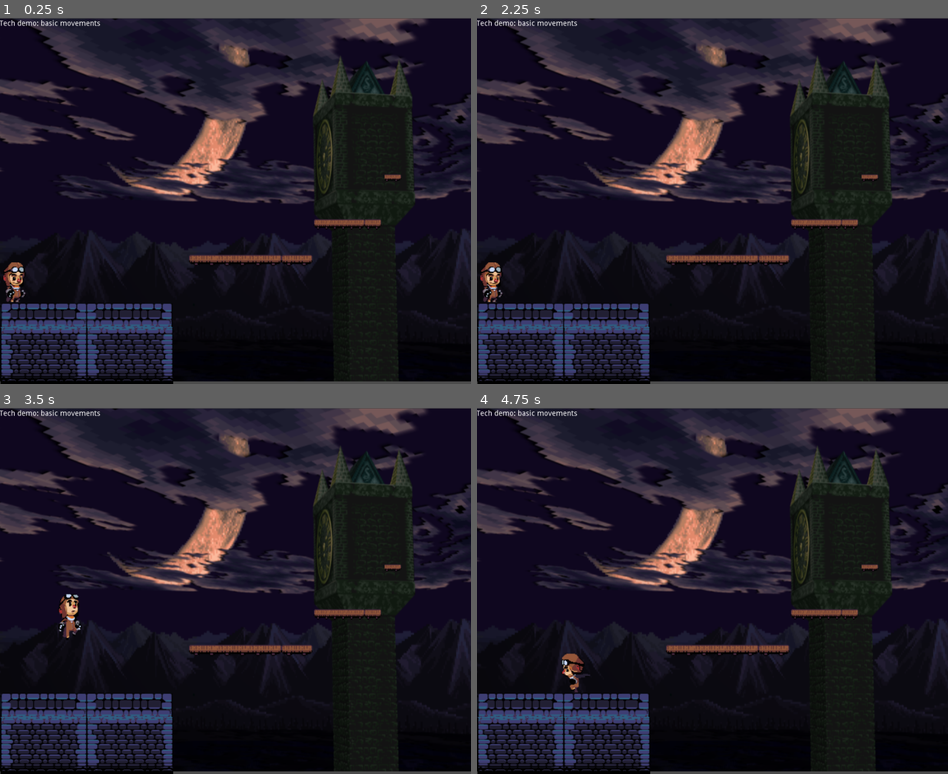
Above: before the commit, frames 1-4 (two rows, left to right).
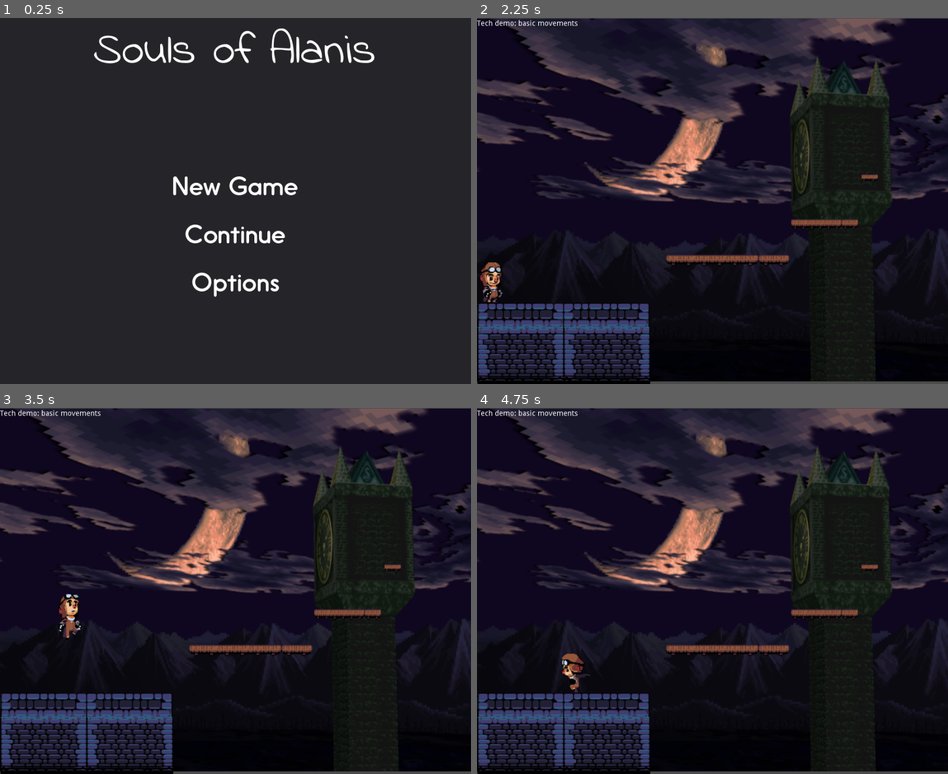
Above: after the commit, the same moments.

Repository: Jonathas-Conceicao/Souls-Of-Alanis
Game: Godot game, scene res://mainmenu.tscn
The game is run twice, just before and just after one commit, with the same random seed, the same clock (stepped at 60 frames per second) and the same inputs. Before the commit the project starts from res://world1.tscn.
Inputs (mouse positions are in pixels of both pictures, inside the frame that each line leads up to):
- Up to frame 1 (0.25 s): no input
- Up to frame 2 (2.25 s): click (712, 285) at 0.52 s; click (712, 186) at 1.27 s; click (712, 186) at 2.02 s
- Up to frame 3 (3.5 s): tap Enter at 2.75 s; hold Right (ui_right) from 2.78 s (still down); tap Up (ui_up) at 3.02 s
- Up to frame 4 (4.75 s): tap Up (ui_up) at 3.77 s; release Right (ui_right) at 4.28 s; hold Left (ui_left) from 4.28 s (still down)

The runs differ from the first frame. In frame 1, 63% of the frame differs, in the area x 0-100%, y 0-100%; in frame 2, 0.2%; in frame 3, 0.2%; in frame 4, 0.2%.

Commit message:
tech demo do menu

Diff:
--- /dev/null
+++ b/src/mainmenu.gd
@@ -0,0 +1,19 @@
+extends Node
+
+# class member variables go here, for example:
+# var a = 2
+# var b = "textvar"
+
+func _ready():
+	# Called every time the node is added to the scene.
+	# Initialization here
+	pass
+
+#func _process(delta):
+#	# Called every frame. Delta is time since last frame.
+#	# Update game logic here.
+#	pass
+
+
+func _on_newgame_pressed():
+	get_tree().change_scene("res://world1.tscn")
--- /dev/null
+++ b/src/mainmenu.tscn
@@ -0,0 +1,173 @@
+[gd_scene load_steps=6 format=2]
+
+[ext_resource path="res://mainmenu.gd" type="Script" id=1]
+[ext_resource path="res://art/main_menu/title.png" type="Texture" id=2]
+[ext_resource path="res://art/main_menu/label_new_game.png" type="Texture" id=3]
+[ext_resource path="res://art/main_menu/label_continue.png" type="Texture" id=4]
+[ext_resource path="res://art/main_menu/label_options.png" type="Texture" id=5]
+
+[node name="Node" type="Node" index="0"]
+
+script = ExtResource( 1 )
+
+[node name="Panel" type="Panel" parent="." index="0"]
+
+anchor_left = 0.0
+anchor_top = 0.0
+anchor_right = 1.0
+anchor_bottom = 1.0
+rect_pivot_offset = Vector2( 0, 0 )
+rect_clip_content = false
+mouse_filter = 0
+mouse_default_cursor_shape = 0
+size_flags_horizontal = 1
+size_flags_vertical = 1
+
+[node name="MarginContainer" type="MarginContainer" parent="." index="1"]
+
+anchor_left = 0.0
+anchor_top = 0.0
+anchor_right = 1.0
+anchor_bottom = 1.0
+rect_pivot_offset = Vector2( 0, 0 )
+rect_clip_content = false
+mouse_filter = 0
+mouse_default_cursor_shape = 0
+size_flags_horizontal = 1
+size_flags_vertical = 1
+
+[node name="VBoxContainer" type="VBoxContainer" parent="MarginContainer" index="0"]
+
+anchor_left = 0.0
+anchor_top = 0.0
+anchor_right = 0.0
+anchor_bottom = 0.0
+margin_left = 8.0
+margin_right = 900.0
+margin_bottom = 700.0
+rect_pivot_offset = Vector2( 0, 0 )
+rect_clip_content = false
+mouse_filter = 1
+mouse_default_cursor_shape = 0
+size_flags_horizontal = 1
+size_flags_vertical = 1
+alignment = 0
+
+[node name="TextureRect" type="TextureRect" parent="MarginContainer/VBoxContainer" index="0"]
+
+anchor_left = 0.0
+anchor_top = 0.0
+anchor_right = 0.0
+anchor_bottom = 0.0
+margin_right = 892.0
+margin_bottom = 133.0
+rect_pivot_offset = Vector2( 0, 0 )
+rect_clip_content = false
+mouse_filter = 1
+mouse_default_cursor_shape = 0
+size_flags_horizontal = 1
+size_flags_vertical = 1
+texture = ExtResource( 2 )
+stretch_mode = 4
+
+[node name="optionsmenu" type="VBoxContainer" parent="MarginContainer/VBoxContainer" index="1"]
+
+anchor_left = 0.0
+anchor_top = 0.0
+anchor_right = 0.0
+anchor_bottom = 0.0
+margin_top = 137.0
+margin_right = 892.0
+margin_bottom = 700.0
+rect_pivot_offset = Vector2( 0, 0 )
+rect_clip_content = false
+mouse_filter = 1
+mouse_default_cursor_shape = 0
+size_flags_horizontal = 5
+size_flags_vertical = 7
+custom_constants/separation = 50
+alignment = 1
+_sections_unfolded = [ "custom_constants" ]
+
+[node name="newgame" type="MenuButton" parent="MarginContainer/VBoxContainer/optionsmenu" index="0"]
+
+anchor_left = 0.0
+anchor_top = 0.0
+anchor_right = 0.0
+anchor_bottom = 0.0
+margin_left = 321.0
+margin_top = 163.0
+margin_right = 571.0
+margin_bottom = 205.0
+rect_pivot_offset = Vector2( 0, 0 )
+rect_clip_content = false
+mouse_filter = 0
+mouse_default_cursor_shape = 0
+size_flags_horizontal = 4
+size_flags_vertical = 4
+toggle_mode = false
+action_mode = 0
+enabled_focus_mode = 0
+shortcut = null
+group = null
+icon = ExtResource( 3 )
+flat = true
+align = 1
+items = [  ]
+_sections_unfolded = [ "Size Flags" ]
+
+[node name="continue" type="MenuButton" parent="MarginContainer/VBoxContainer/optionsmenu" index="1"]
+
+anchor_left = 0.0
+anchor_top = 0.0
+anchor_right = 0.0
+anchor_bottom = 0.0
+margin_left = 344.0
+margin_top = 255.0
+margin_right = 547.0
+margin_bottom = 297.0
+rect_pivot_offset = Vector2( 0, 0 )
+rect_clip_content = false
+mouse_filter = 0
+mouse_default_cursor_shape = 0
+size_flags_horizontal = 4
+size_flags_vertical = 4
+toggle_mode = false
+action_mode = 0
+enabled_focus_mode = 0
+shortcut = null
+group = null
+icon = ExtResource( 4 )
+flat = true
+align = 1
+items = [  ]
+_sections_unfolded = [ "Size Flags" ]
+
+[node name="options" type="MenuButton" parent="MarginContainer/VBoxContainer/optionsmenu" index="2"]
+
+anchor_left = 0.0
+anchor_top = 0.0
+anchor_right = 0.0
+anchor_bottom = 0.0
+margin_left = 357.0
+margin_top = 347.0
+margin_right = 535.0
+margin_bottom = 399.0
+rect_pivot_offset = Vector2( 0, 0 )
+rect_clip_content = false
+mouse_filter = 0
+mouse_default_cursor_shape = 0
+size_flags_horizontal = 4
+size_flags_vertical = 4
+toggle_mode = false
+action_mode = 0
+enabled_focus_mode = 0
+shortcut = null
+group = null
+icon = ExtResource( 5 )
+flat = true
+align = 1
+items = [  ]
+_sections_unfolded = [ "Size Flags" ]
+
+[connection signal="pressed" from="MarginContainer/VBoxContainer/optionsmenu/newgame" to="." method="_on_newgame_pressed"]
--- a/src/project.godot
+++ b/src/project.godot
@@ -11,7 +11,7 @@
 [application]
 
 config/name="Souls of Alanis"
-run/main_scene="res://world1.tscn"
+run/main_scene="res://mainmenu.tscn"
 config/icon="res://icon.png"
 
 [display]
--- a/src/world1.tscn
+++ b/src/world1.tscn
@@ -208,9 +208,8 @@
 anchor_top = 0.0
 anchor_right = 0.0
 anchor_bottom = 0.0
-margin_left = -1.0
 margin_top = 4.0
-margin_right = 480.0
+margin_right = 481.0
 margin_bottom = 176.0
 rect_pivot_offset = Vector2( 0, 0 )
 rect_clip_content = false
Binary file added: src/art/main_menu/label_continue.png
Binary file added: src/art/main_menu/label_new_game.png
Binary file added: src/art/main_menu/label_options.png
Binary file added: src/art/main_menu/title.png
